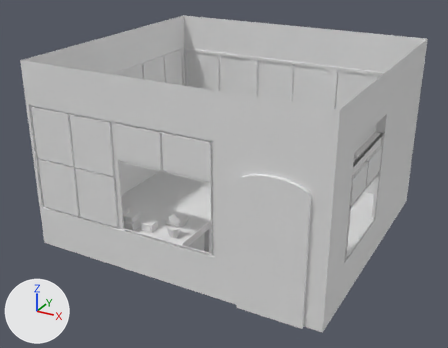
Before and after pictures for a commit that changed the Blender file Assets/3D/Escenario.blend.
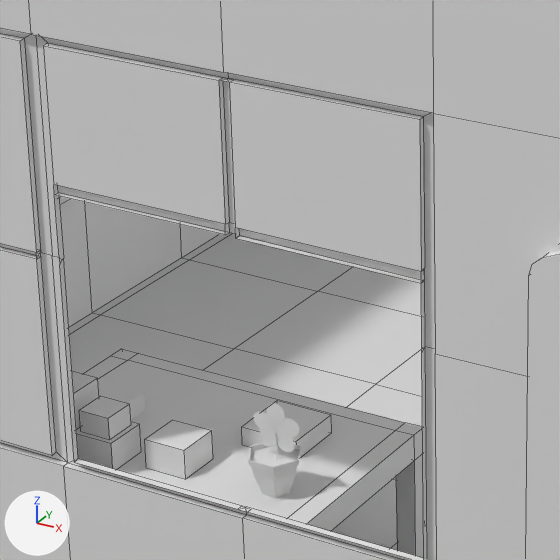
Each version is shown whole from a camera (50 mm lens) standing at (50.0, -90.5, 51.0) and looking at (-0.9, 2.1, 4.7), then close up on the part from 23% to 55% of the width and 32% to 73% of the height. The axes (+X, +Y, +Z) are drawn at lower left. The lights are the same throughout. The close-ups show mesh edges as thin lines.
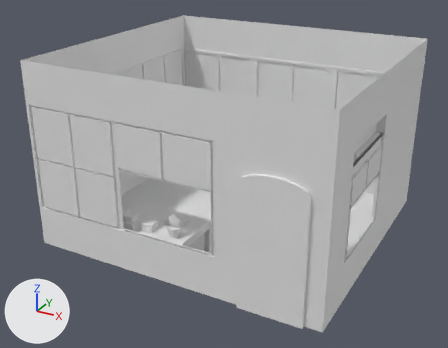
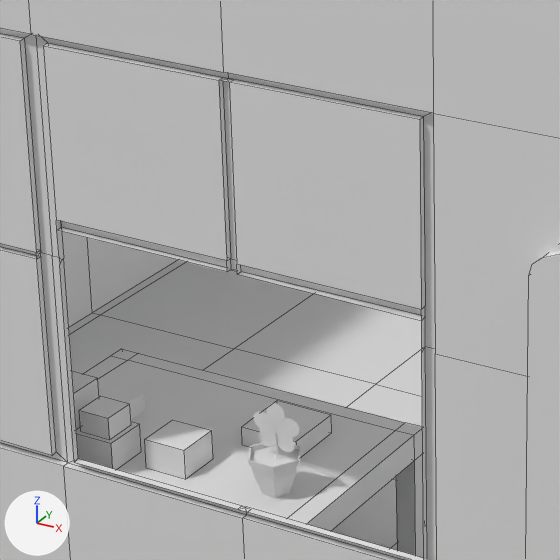
Boxes (x1, y1, x2, y2) around the edits, measured in the close-ups (560 x 560 px; the box of a moved part takes in the faces that stretch with it):
part 1 of me_cube_001, moved or reshaped: (43, 46, 435, 349) in both

Edits to the bpy script that builds the scene:
```text
Change me_cube_001:
    where me_cube_001.from_pydata(...)  # 609 vertices, 544 faces; spans x -26.9..27.1, y -19.1..30.5, z -6.5..27.4
    used by ob_escenario; location = (0.0, 0.0, 0.0)
    verts and faces of me_cube_001; kept vertices keep their numbers, new ones are numbered from 609
    before: 565 (-0.2, -19.1, 13.4) at pixel (225, 234), 566 (-8.4, -19.1, 13.4) at pixel (54, 194), 582 (0.3, -19.1, 13.3) at pixel (235, 238), 583 (8.5, -18.7, 13.3) at pixel (424, 278), 584 (0.3, -18.8, 13.3) at pixel (239, 235)
    before: 586 (8.5, -19.1, 13.2) at pixel (421, 283), 587 (-0.2, -18.8, 13.3) at pixel (229, 232), 588 (8.5, -18.7, 13.7) at pixel (424, 267), 589 (-0.2, -19.1, 13.8) at pixel (225, 224), 590 (8.5, -19.1, 13.7) at pixel (421, 271)
    before: 591 (-8.4, -19.1, 13.8) at pixel (53, 184), 592 (0.3, -19.1, 13.8) at pixel (235, 227), 593 (-0.2, -18.8, 13.8) at pixel (229, 222), 594 (0.3, -18.8, 13.8), 595 (-8.4, -18.8, 13.4) at pixel (58, 192)
    before: 596 (8.5, -18.8, 13.2) at pixel (424, 280), 597 (8.5, -18.8, 13.7) at pixel (424, 269), 598 (-8.4, -18.8, 13.8)
    me_cube_001 part 1
    add delete_vertices([596, 597])  # with the faces that use them
    add for i in [565, 566, 583, 592, 593, 594]: verts[i] += (0.0, 0.0, -1.6)
    add for i in [582, 584, *range(586, 592)]: verts[i] += (0.0, 0.0, -1.5)
    add verts[595] = (-8.4, -18.7, 11.8)  # moved, pixel (61, 227)
    add verts[598] = (-8.4, -18.7, 12.3)  # moved
    add faces += [(583, 584, 594, 588), (582, 584, 583, 586), (588, 594, 592, 590)]
```
